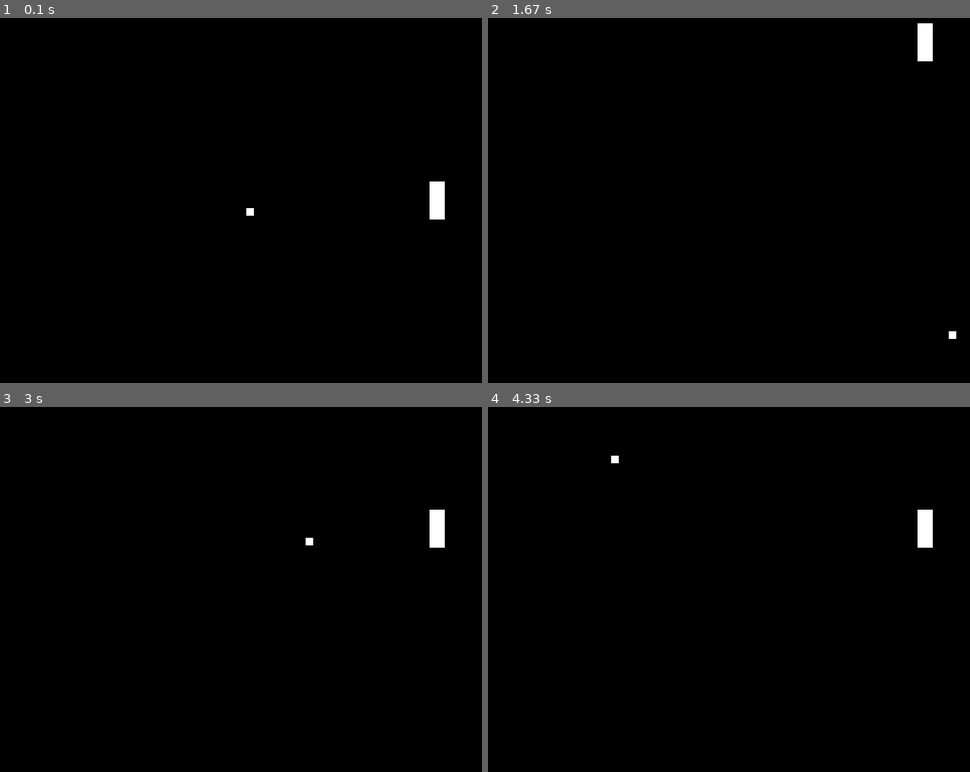
Above: before the commit, frames 1-4 (two rows, left to right).
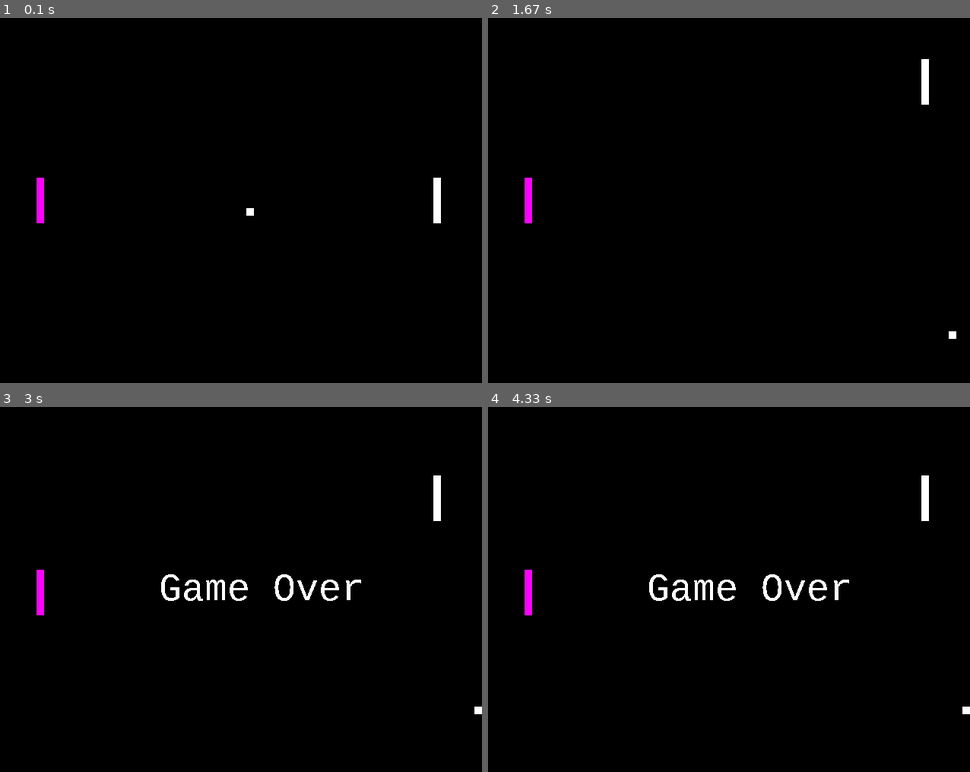
Above: after the commit, the same moments.

Repository: iagosousacc/python
Game: pygame game, started from oficinas/pygame/pong.py
The game is run twice, just before and just after one commit, with the same random seed, the same clock (stepped at 60 frames per second) and the same inputs.
Inputs:
- Up to frame 1 (0.1 s): no input
- Up to frame 2 (1.67 s): hold Up 0.33-0.8 s; hold Down 0.83-1.13 s; hold Up 1.17-1.53 s; hold Down from 1.57 s (still down)
- Up to frame 3 (3 s): release Down at 1.93 s
- Up to frame 4 (4.33 s): no input

The runs differ from the first frame. In frame 1, 0.4% of the frame differs, in the area x 7-93%, y 43-57%; in frame 2, 0.7%; in frame 3, 1.5%, in the area x 7-100%, y 18-85%; in frame 4, 1.5%.

Commit message:
Arrumando nome das pastas, novamente

Diff:
--- a/oficinas/30-05-2017/pong.py
+++ /dev/null
@@ -1,226 +0,0 @@
-#!/usr/bin/python
-# -*- coding: utf8 -*-
-
-# Importanto o pygame.
-import pygame
-from pygame.locals import *
-
-# Importando a função randint de dentro de random.
-from random import randint
-
-class Pong():
-    def __init__(self, tamTela):
-        self.tamTela = tamTela
-
-        self.centroX = int(tamTela[0] * 0.5)
-        self.centroY = int(tamTela[1] * 0.5)
-
-        self.raio = 5
-
-        self.retangulo = pygame.Rect(self.centroX - self.raio,
-                                     self.centroY - self.raio,
-                                     self.raio * 2, self.raio * 2)
-
-        self.direcao = [0, 0]
-        self.velocidade = 3
-        self.contador = 0
-
-        self.bateuDireita = False
-        self.bateuEsquerda = False
-
-    def desenhar(self, tela):
-        pygame.draw.rect(tela, BRANCO, self.retangulo, 0)
-    def update(self, jogador, computador):
-        self.velocidade += self.contador/5
-        if self.contador == 5:
-            self.contador = 0
-        self.centroX += self.direcao[0] * self.velocidade
-        self.centroY += self.direcao[1] * self.velocidade
-
-        self.retangulo.center = (self.centroX, self.centroY)
-
-        if self.retangulo.top <= 0:
-            self.direcao[1] *= -1
-        if self.retangulo.bottom >= self.tamTela[1]:
-            self.direcao[1] *= -1
-        if self.retangulo.left <= 0:
-            self.direcao[0] *= -1
-            self.bateuEsquerda = True
-        if self.retangulo.right >= self.tamTela[0]:
-            self.direcao[0] *= -1
-            self.bateuDireita = True
-
-        if self.retangulo.colliderect(jogador.retangulo):
-            self.direcao[0] = -1
-            self.contador += 1
-        if self.retangulo.colliderect(computador.retangulo):
-            self.direcao[0] = 1
-            self.contador += 1
-
-class Jogador():
-    def __init__(self, tamTela):
-        self.tamTela = tamTela
-        self.centerX = tamTela[0] - 59
-        self.centerY = int(tamTela[1] * 0.5)
-
-        self.tamX = 5
-        self.tamY = 30
-
-        self.retangulo = pygame.Rect(self.centerX - self.tamX,
-                                     self.centerY - self.tamY,
-                                     self.tamX*2, self.tamY*2)
-        self.direcao = 0
-        self.velocidade = 6
-    def desenhar(self, tela):
-        pygame.draw.rect(tela, BRANCO, self.retangulo, 0)
-    def update(self):
-        self.centerY += self.direcao * self.velocidade
-
-        if (self.centerY - self.tamY) <= 0:
-            self.centerY = self.tamY
-        if (self.centerY + self.tamY) >= self.tamTela[1] - 1:
-            self.centerY = self.tamTela[1] - 1 - self.tamY
-
-        self.retangulo.center = (self.centerX, self.centerY)
-
-        if self.retangulo.top <= 0:
-            self.retangulo.top = 0
-        if self.retangulo.bottom >= self.tamTela[1] - 1:
-            self.retangulo.bottom = self.tamTela[1] - 1
-
-class Computador():
-    def __init__(self, tamTela):
-        self.tamTela = tamTela
-        self.centerX = 59
-        self.centerY = int(tamTela[1] * 0.5)
-
-        self.tamX = 5
-        self.tamY = 30
-
-        self.retangulo = pygame.Rect(self.centerX - self.tamX,
-                                     self.centerY - self.tamY,
-                                     self.tamX*2, self.tamY*2)
-        self.velocidade = 8
-    def desenhar(self, tela):
-        pygame.draw.rect(tela, (255,0,255), self.retangulo, 0)
-    def update(self, bola):
-        self.velocidade = randint(3, 4)
-        if bola.direcao[0] == -1:
-            if self.retangulo.top > bola.retangulo.top:
-                self.centerY -= self.velocidade
-            if self.retangulo.bottom < bola.retangulo.bottom:
-                self.centerY += self.velocidade
-
-        self.retangulo.center = (self.centerX, self.centerY)
-
-
-# Definir cores padrões
-BRANCO = (255, 255, 255)
-PRETO = (0, 0, 0)
-
-# Função principal do jogo.
-def main():
-    # Iniviar o pygame
-    pygame.init()
-
-    # Definir um tamanho de tela em umavariável
-    tamanhoTela = (640, 480)
-
-    # Definir a minha tela com o tamanho escolhido
-    tela = pygame.display.set_mode(tamanhoTela)
-
-    # O objeto Clock() serve para gerenciar o relógio do computador
-    # para que possamos definir os Frames Por Segundo do nosso jogo.
-    # Vamos guardá-lo em uma variavel para facilitar o acesso.
-    clock = pygame.time.Clock()
-
-    # Criando o pong
-    pong = Pong(tamanhoTela)
-    pong.direcao = [1, 1]
-
-    # Barra do jogador
-    jogador = Jogador(tamanhoTela)
-
-    # Barra do computador
-    computador = Computador(tamanhoTela)
-
-    fonte = pygame.font.SysFont("monospace", 50)
-    ganhou = fonte.render("You Win", 0, BRANCO)
-    perdeu = fonte.render("Game Over", 0, BRANCO)
-    retGanhou = ganhou.get_rect(center=(int(tamanhoTela[0]*0.5), int(tamanhoTela[1]*0.5)))
-    retPerdeu = ganhou.get_rect(center=(int(tamanhoTela[0]*0.5), int(tamanhoTela[1]*0.5)))
-
-    # Precisamos tratar o jogo dentro de um loop que é executaro até
-    # que mandemos ele parar. Para isso utilizaremos uma variável que
-    # trata o status do jogo se está rodando ou não. Definimos ela
-    # inicialmente como True para que o jogo possa rodar on início.
-    rodando = True
-
-    # Para que o jogo rode ele precisa de um loop que estará sendo
-    # executado enquanto a variável rodando estiver como True e
-    # com isso podemos fazer todo o necessário para o jogo rodar.
-    while rodando:
-        # Para cada iteração no loop precisamos dizer ao nosso relogio
-        # que chamamos anteriormente de clock há quantos FPS queremos
-        # que o nosso jogo rode. Para isso utilizamos a função tick
-        # que está dentro do objeto Clock()
-        clock.tick(60)
-
-        # Agora para que o jogo possa tratar as teclas apertadas pelo
-        # usuário precisamos que o nosso jogo tenha um tratador de
-        # eventos e para isso utilizamos os eventos de dentro do pygame.
-        for evento in pygame.event.get():
-
-            # Aqui um exemplo básico: se a função executada for clicar no botão
-            # de fechar ( o X na tela ) definiremos o valor de rodando para False.
-            if evento.type == pygame.QUIT:
-                rodando = False
-            if evento.type == KEYDOWN:
-                if evento.key == K_UP:
-                    jogador.direcao = -1
-                elif evento.key == K_DOWN:
-                    jogador.direcao = 1
-            if evento.type == KEYUP:
-                if evento.key == K_UP and jogador.direcao == -1:
-                    jogador.direcao = 0
-                elif evento.key == K_DOWN and jogador.direcao == 1:
-                    jogador.direcao = 0
-
-        # Para cada vez que uma iteração for tratada o jogo precisa
-        # apagar o que tinha anteriormente na janela. Para isso a
-        # primeira coisa que tratamos em nosso jogo é o fundo e nesse
-        # caso pintaremos tudo de preto com a função fill() da tela e
-        # passaremos a cor PRETO que foi definida no começo do codigo.
-        tela.fill(PRETO)
-
-        # Aqui trataremos todas as modificações nos objetos do jogo.
-        #  /* Insira código */
-        if pong.bateuDireita:
-            tela.blit(perdeu, retPerdeu)
-        elif pong.bateuEsquerda:
-            tela.blit(ganhou, retGanhou)
-        else:
-            pong.update(jogador, computador)
-            jogador.update()
-            computador.update(pong)
-
-
-        # Agora pedimos para o pygame desenhar todos os objetos na tela.
-        #  /* Insira código */
-        pong.desenhar(tela)
-        jogador.desenhar(tela)
-        computador.desenhar(tela)
-
-        # Apos processar todas as modificações e desenhar tudo na tela
-        # agora mandamos o pygame mostrar a próxima tela.
-        pygame.display.flip()
-
-    # Assim que a variável rodando for False então o jogo sairá
-    # e voltara para o escopo da função main(), e assim poderemos
-    # executar o comando para sair do jogo.
-    pygame.quit()
-
-# Aqui será o início do nosso programa, tudo o que estiver
-# aqui será executado primeiro, então, iremos iniciar o nosso
-# jogo a partir daqui. Basta chamar a função que trata o jogo.
-main()
--- a/oficinas/pygame/pong.py
+++ b/oficinas/pygame/pong.py
@@ -23,10 +23,17 @@
 
         self.direcao = [0, 0]
         self.velocidade = 3
+        self.contador = 0
+
+        self.bateuDireita = False
+        self.bateuEsquerda = False
 
     def desenhar(self, tela):
         pygame.draw.rect(tela, BRANCO, self.retangulo, 0)
-    def update(self):
+    def update(self, jogador, computador):
+        self.velocidade += self.contador/5
+        if self.contador == 5:
+            self.contador = 0
         self.centroX += self.direcao[0] * self.velocidade
         self.centroY += self.direcao[1] * self.velocidade
 
@@ -38,8 +45,17 @@
             self.direcao[1] *= -1
         if self.retangulo.left <= 0:
             self.direcao[0] *= -1
+            self.bateuEsquerda = True
         if self.retangulo.right >= self.tamTela[0]:
             self.direcao[0] *= -1
+            self.bateuDireita = True
+
+        if self.retangulo.colliderect(jogador.retangulo):
+            self.direcao[0] = -1
+            self.contador += 1
+        if self.retangulo.colliderect(computador.retangulo):
+            self.direcao[0] = 1
+            self.contador += 1
 
 class Jogador():
     def __init__(self, tamTela):
@@ -47,18 +63,24 @@
         self.centerX = tamTela[0] - 59
         self.centerY = int(tamTela[1] * 0.5)
 
-        self.tamX = 10
-        self.tamY = 25
+        self.tamX = 5
+        self.tamY = 30
 
         self.retangulo = pygame.Rect(self.centerX - self.tamX,
                                      self.centerY - self.tamY,
                                      self.tamX*2, self.tamY*2)
         self.direcao = 0
-        self.velocidade = 8
+        self.velocidade = 6
     def desenhar(self, tela):
         pygame.draw.rect(tela, BRANCO, self.retangulo, 0)
     def update(self):
         self.centerY += self.direcao * self.velocidade
+
+        if (self.centerY - self.tamY) <= 0:
+            self.centerY = self.tamY
+        if (self.centerY + self.tamY) >= self.tamTela[1] - 1:
+            self.centerY = self.tamTela[1] - 1 - self.tamY
+
         self.retangulo.center = (self.centerX, self.centerY)
 
         if self.retangulo.top <= 0:
@@ -66,6 +88,31 @@
         if self.retangulo.bottom >= self.tamTela[1] - 1:
             self.retangulo.bottom = self.tamTela[1] - 1
 
+class Computador():
+    def __init__(self, tamTela):
+        self.tamTela = tamTela
+        self.centerX = 59
+        self.centerY = int(tamTela[1] * 0.5)
+
+        self.tamX = 5
+        self.tamY = 30
+
+        self.retangulo = pygame.Rect(self.centerX - self.tamX,
+                                     self.centerY - self.tamY,
+                                     self.tamX*2, self.tamY*2)
+        self.velocidade = 8
+    def desenhar(self, tela):
+        pygame.draw.rect(tela, (255,0,255), self.retangulo, 0)
+    def update(self, bola):
+        self.velocidade = randint(3, 4)
+        if bola.direcao[0] == -1:
+            if self.retangulo.top > bola.retangulo.top:
+                self.centerY -= self.velocidade
+            if self.retangulo.bottom < bola.retangulo.bottom:
+                self.centerY += self.velocidade
+
+        self.retangulo.center = (self.centerX, self.centerY)
+
 
 # Definir cores padrões
 BRANCO = (255, 255, 255)
@@ -93,6 +140,15 @@
 
     # Barra do jogador
     jogador = Jogador(tamanhoTela)
+
+    # Barra do computador
+    computador = Computador(tamanhoTela)
+
+    fonte = pygame.font.SysFont("monospace", 50)
+    ganhou = fonte.render("You Win", 0, BRANCO)
+    perdeu = fonte.render("Game Over", 0, BRANCO)
+    retGanhou = ganhou.get_rect(center=(int(tamanhoTela[0]*0.5), int(tamanhoTela[1]*0.5)))
+    retPerdeu = ganhou.get_rect(center=(int(tamanhoTela[0]*0.5), int(tamanhoTela[1]*0.5)))
 
     # Precisamos tratar o jogo dentro de um loop que é executaro até
     # que mandemos ele parar. Para isso utilizaremos uma variável que
@@ -125,7 +181,10 @@
                 elif evento.key == K_DOWN:
                     jogador.direcao = 1
             if evento.type == KEYUP:
-                jogador.direcao = 0
+                if evento.key == K_UP and jogador.direcao == -1:
+                    jogador.direcao = 0
+                elif evento.key == K_DOWN and jogador.direcao == 1:
+                    jogador.direcao = 0
 
         # Para cada vez que uma iteração for tratada o jogo precisa
         # apagar o que tinha anteriormente na janela. Para isso a
@@ -136,13 +195,21 @@
 
         # Aqui trataremos todas as modificações nos objetos do jogo.
         #  /* Insira código */
-        pong.update()
-        jogador.update()
+        if pong.bateuDireita:
+            tela.blit(perdeu, retPerdeu)
+        elif pong.bateuEsquerda:
+            tela.blit(ganhou, retGanhou)
+        else:
+            pong.update(jogador, computador)
+            jogador.update()
+            computador.update(pong)
+
 
         # Agora pedimos para o pygame desenhar todos os objetos na tela.
         #  /* Insira código */
         pong.desenhar(tela)
         jogador.desenhar(tela)
+        computador.desenhar(tela)
 
         # Apos processar todas as modificações e desenhar tudo na tela
         # agora mandamos o pygame mostrar a próxima tela.
